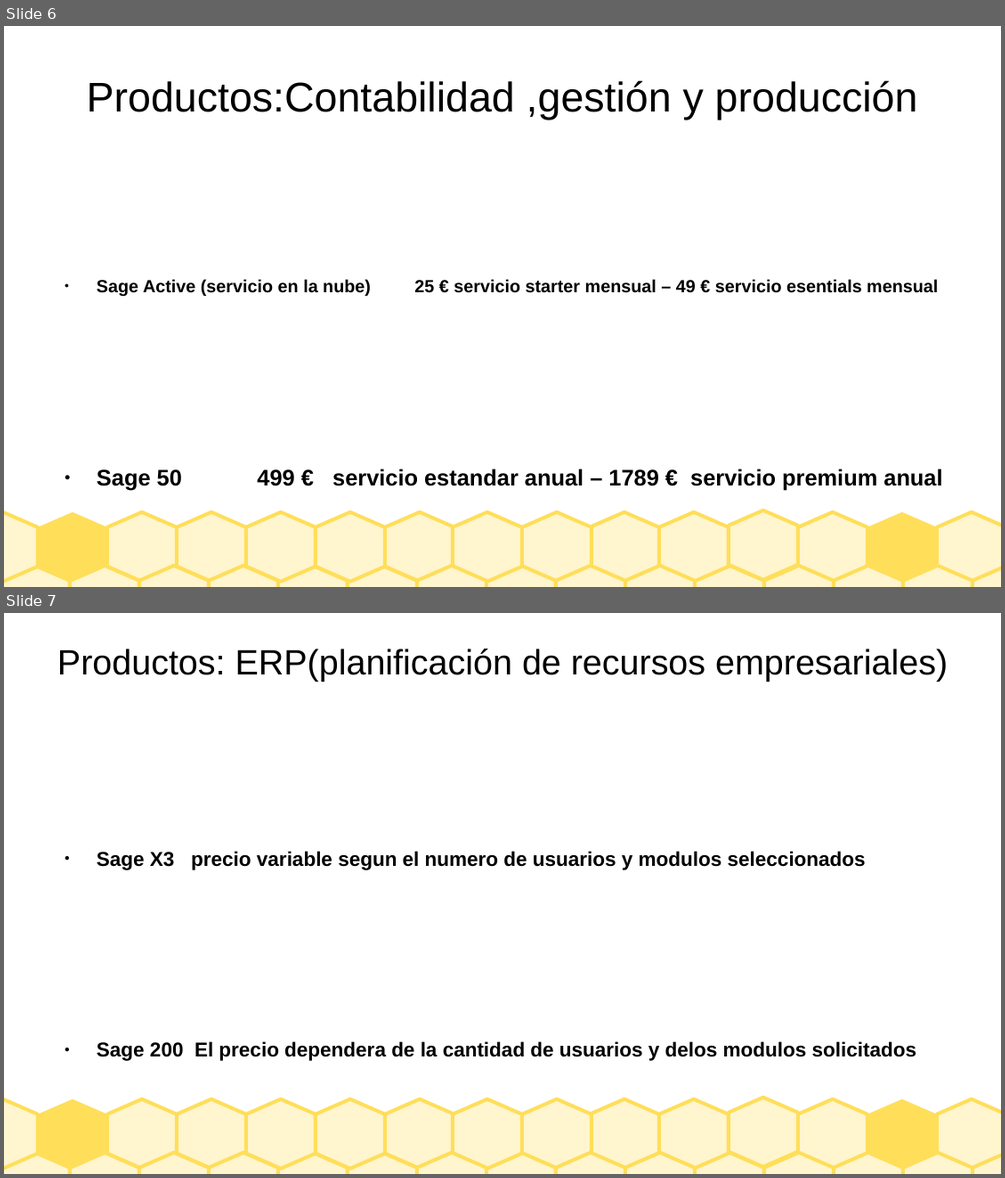
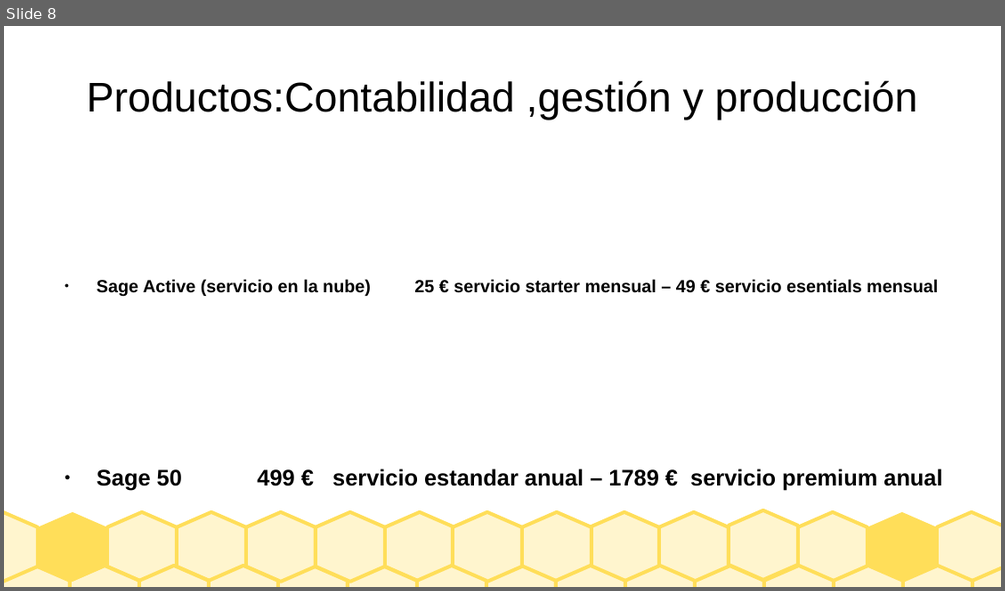
Before and after one commit to Borja-68/asignaturas, a slide deck: sistemas empresa/Presentacion_SAGE.odp. Shown one above the other, each under a label of ours: slides 6 and 7 before the commit, slide 8 after it. The pictures are 1005x1178 and 1005x591 pixels, drawn with LibreOffice and Linux fonts; fonts in the diff are those of the drawing. Boxes give left, top, right and bottom in pixels: in the first picture for what was removed or moved away, otherwise in the second. Text is boxed around its words. In the diff, an @@ line names an element or a change of style, - is before the commit and + after.

```diff
--- a/sistemas empresa/Presentacion_SAGE.odp
+++ b/sistemas empresa/Presentacion_SAGE.odp
@@ slide 7 removed at [4, 613, 1001, 1174], background #FFFFFF; not listed: 30 template elements that a slide beside it also shows @@
@@ title removed at [57, 649, 947, 682] @@
-Productos: ERP(planificación de recursos empresariales)
@@ text removed at [97, 851, 917, 1061] @@
-● Sage X3 precio variable segun el numero de usuarios y modulos seleccionados
-● Sage 200 El precio dependera de la cantidad de usuarios y delos modulos solicitados
@@ what was slide 6 is now slide 8 @@
```
Also in this commit, not shown: 2 slides added.
